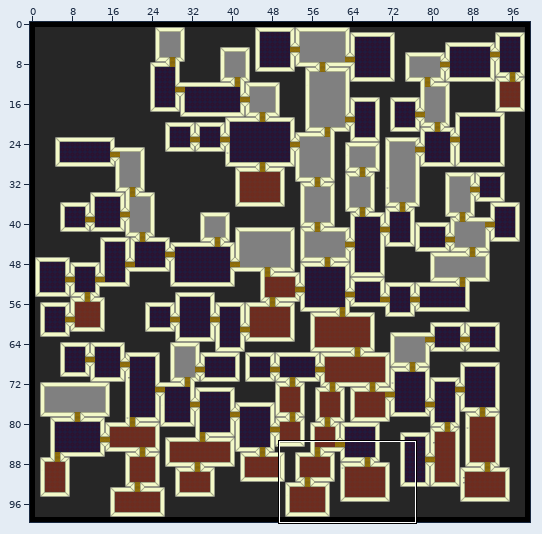
An edit to a level. Tiled map, desktop/Maps/test.tmx. The first picture is a wide view before the edit; the outline marks the close-up.
Close-up. As it was:
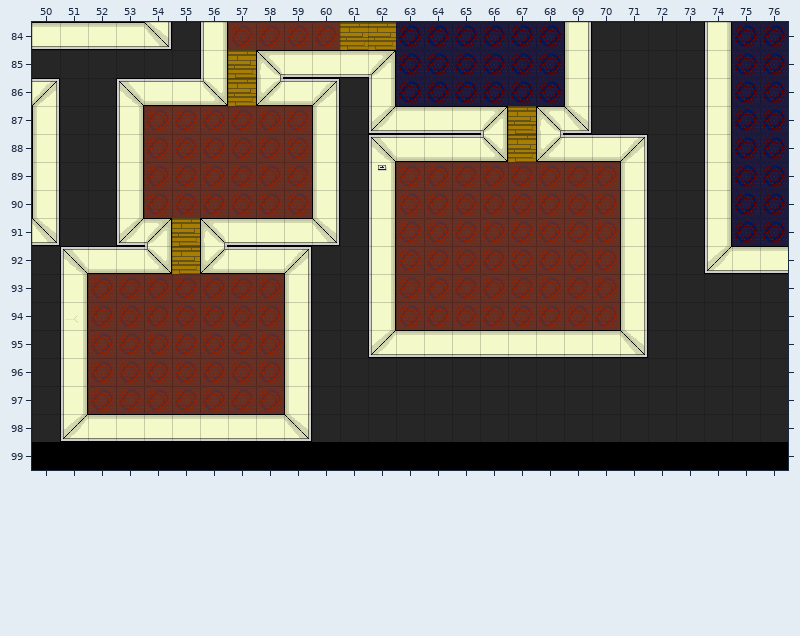
Cells are 32x32 px. Shown: x 50..76, y 84..99. The commit also changed other parts of the map, which this record leaves out.
After the commit:
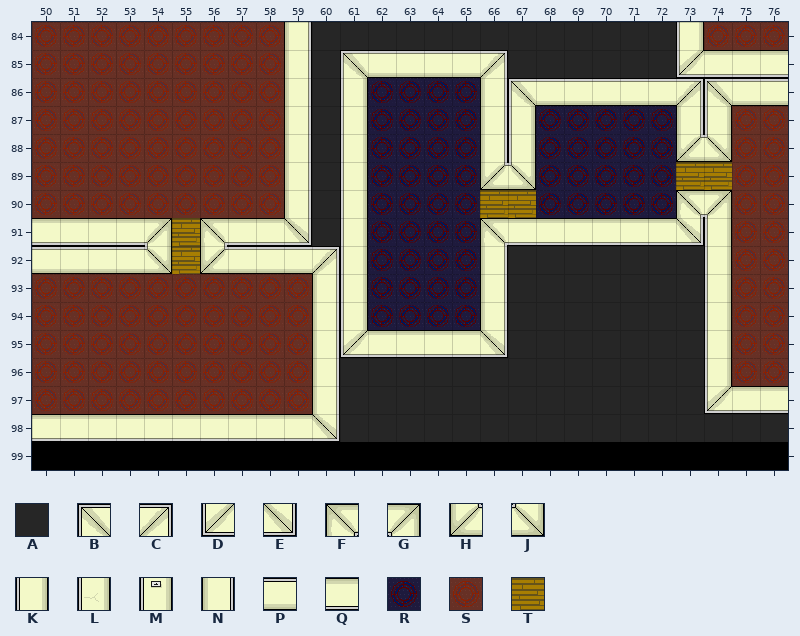
Key: from "Office01": A 0, B 2, C 3, D 4, E 5, F 6, G 7, H 8, J 9, K 10, L 12, M 13, N 20, P 30, Q 40, R 60, S 70, T 99.
_ is an empty cell.
Change:
{"where": "layer \"tileLayer\""}
{"y":84,"x":50,"old":"QQQQEAK","new":"SSSSSSS"}
{"y":84,"x":59,"old":"SSTTRRRRRRN","new":"NAAAAAAAAAA"}
{"y":84,"x":73,"old":"AKRR","new":"KSSS"}
{"y":85,"x":50,"old":"AAAAAAKTFQQQGRRRRRRN","new":"SSSSSSSSSNABPPPPCAAA"}
{"y":85,"x":73,"old":"AKRR","new":"DQQQ"}
{"y":86,"x":50,"old":"CAABPPJTHPCAK","new":"SSSSSSSSSNAKR"}
{"y":86,"x":66,"old":"RRRNAAAAKRR","new":"NBPPPPPCBPP"}
{"y":87,"x":50,"old":"NAAK","new":"SSSS"}
{"y":87,"x":59,"old":"SNADQQQGTFEAAAA","new":"NAKRRRRNKRRRRRN"}
{"y":87,"x":75,"old":"RR","new":"SS"}
{"y":88,"x":50,"old":"NAAK","new":"SSSS"}
{"y":88,"x":59,"old":"SNABPPPJTHPPCAAKRR","new":"NAKRRRRNKRRRRRHJSS"}
{"y":89,"x":50,"old":"NAAK","new":"SSSS"}
{"y":89,"x":59,"old":"SNAMSSSSSSSSNAAKRR","new":"NAKRRRRHJRRRRRTTSS"}
{"y":90,"x":50,"old":"NAAK","new":"SSSS"}
{"y":90,"x":59,"old":"SNAKSSSSSSSSNAAKRR","new":"NAKRRRRTTRRRRRFGSS"}
{"y":91,"x":50,"old":"EAAD","new":"QQQQ"}
{"y":91,"x":59,"old":"QEAKSSSSSSSSNAA","new":"EAKRRRRFQQQQQQE"}
{"y":91,"x":75,"old":"RR","new":"SS"}
{"y":92,"x":50,"old":"AB","new":"PP"}
{"y":92,"x":59,"old":"CAAKSSSSSSSSN","new":"PCKRRRRNAAAAA"}
{"y":92,"x":74,"old":"DQQ","new":"KSS"}
{"y":93,"x":50,"old":"AK","new":"SS"}
{"y":93,"x":59,"old":"NAAKSSSSSSSSN","new":"SNKRRRRNAAAAA"}
{"y":93,"x":74,"old":"AAA","new":"KSS"}
{"y":94,"x":50,"old":"AL","new":"SS"}
{"y":94,"x":59,"old":"NAAKSSSSSSSSN","new":"SNKRRRRNAAAAA"}
{"y":94,"x":74,"old":"AAA","new":"KSS"}
{"y":95,"x":50,"old":"AK","new":"SS"}
{"y":95,"x":59,"old":"NAAD","new":"SNDQ"}
{"y":95,"x":66,"old":"QQQQQE","new":"EAAAAA"}
{"y":95,"x":74,"old":"AAA","new":"KSS"}
{"y":96,"x":50,"old":"AK","new":"SS"}
{"y":96,"x":59,"old":"NA","new":"SN"}
{"y":96,"x":74,"old":"AAA","new":"KSS"}
{"y":97,"x":50,"old":"AK","new":"SS"}
{"y":97,"x":59,"old":"NA","new":"SN"}
{"y":97,"x":74,"old":"AAA","new":"DQQ"}
{"y":98,"x":50,"old":"AD","new":"QQ"}
{"y":98,"x":59,"old":"EA","new":"QE"}
{"label":"changed","picture_box":[32,22,788,442]}
